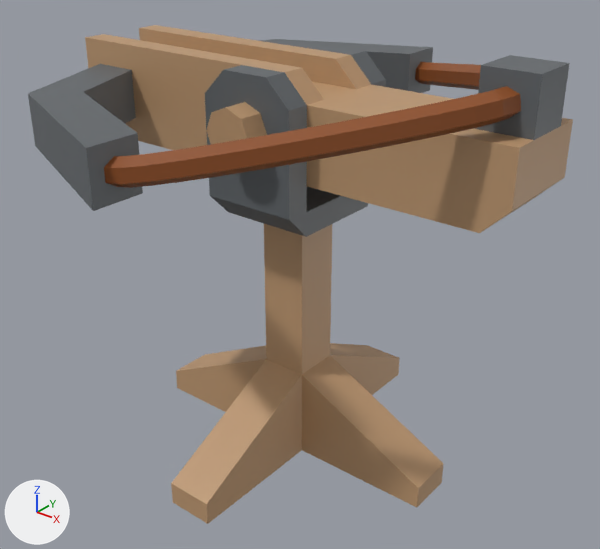
A saved change to the glTF model src/assets/models/tower-ballista.glb.
Camera for both pictures: a 50 mm lens placed at (1.98, -2.46, 2.34), pointed at (0.03, -0.02, 0.82). Every picture has the same lights, and +X, +Y and +Z are marked at lower left. Where no turn or scale is listed for an object, it has been applied to the vertices.

Objects in the first picture: 'Arrow Block', 'Axis', 'Base', 'Bow', 'Cradle', 'Foot', 'Harness', 'Rope Path', 'Side Plate'.
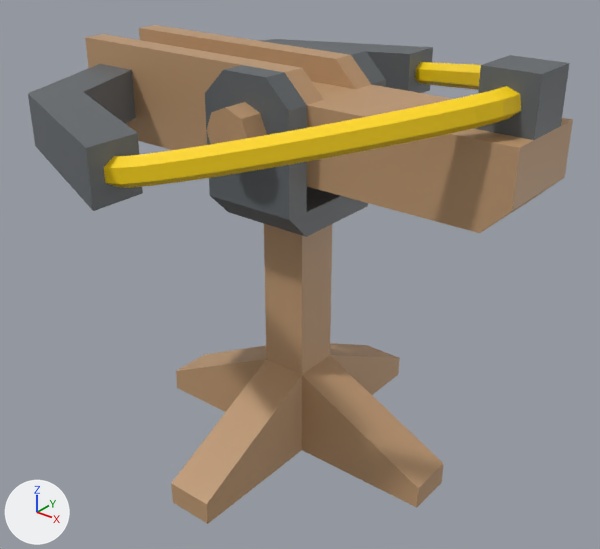
Location of each change, [x1, y1, x2, y2] in pixels of the pictures (600 x 549 px):
'Rope Path', recoloured (brown to yellow): [104, 62, 521, 188] in both

Edits to the bpy script that builds the scene:
```text
Add mat_gold:
    mat_gold = principled_material('Gold')
    mat_gold.base_color = (1.0, 0.68, 0.0)  # yellow #ffd700
Change me_béziercurve:
    where me_béziercurve.from_pydata(...)  # 156 vertices, 304 faces; spans x 0.0..0.95, y -0.94..0.94, z 1.45..1.75
    remove me_béziercurve.materials.append(mat_rope)  # brown #8e4d1e
    add me_béziercurve.materials.append(mat_gold)  # yellow #ffd700
```
